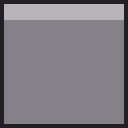
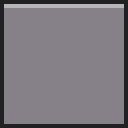
Layer changes from the first 128 x 128 image to the second:
painted on "Ebene 1" over [4, 8, 124, 20]
